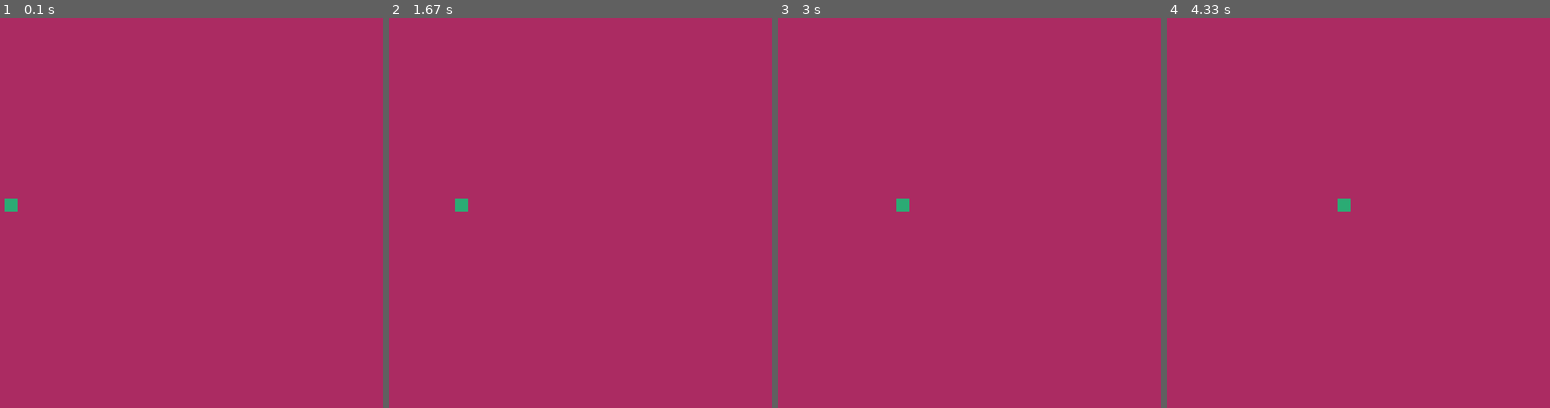
Above: before the commit, frames 1-4 (left to right).
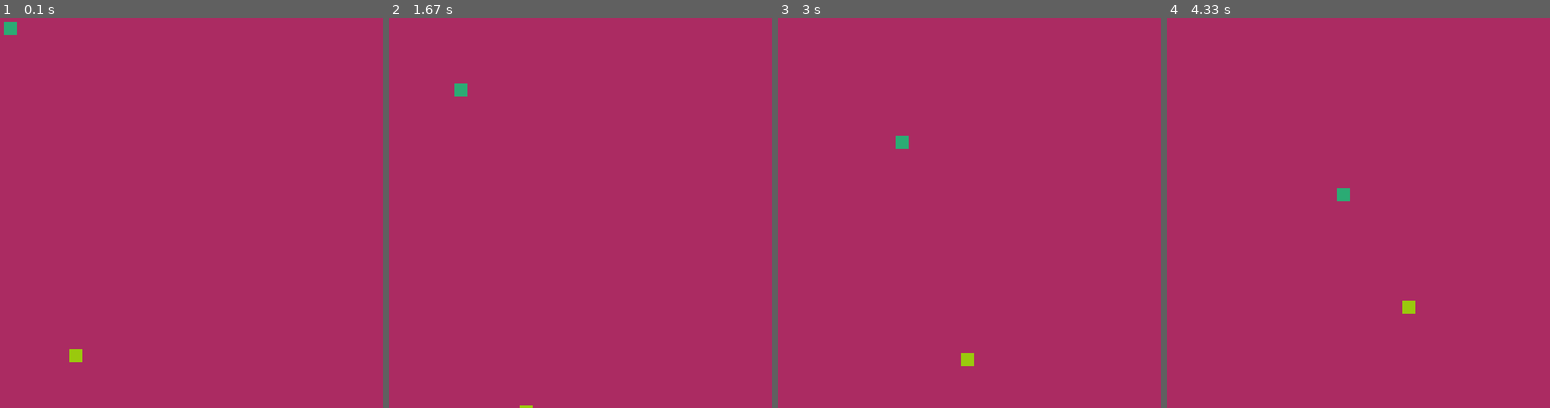
Above: after the commit, the same moments.

Repository: albadediego/kata.pygame
Game: pygame game, started from main.py
Two runs of this game, one before a commit and one after it. Both use one fixed random seed, a clock stepped at 60 frames per second and the inputs below.
Inputs:
- Up to frame 1 (0.1 s): no input
- Up to frame 2 (1.67 s): no input
- Up to frame 3 (3 s): no input
- Up to frame 4 (4.33 s): no input

The runs differ from the first frame. In frame 1, 0.3% of the frame differs, in the area x 1-22%, y 1-89%; in frame 2, 0.3%; in frame 3, 0.3%; in frame 4, 0.3%.

Commit message:
primera version intro-pygame

Diff:
--- a/main.py
+++ b/main.py
@@ -9,8 +9,15 @@
 pg.display.set_caption("Intro Pygame") #agregar un titulo a mi ventana
 
 game_over = True
-x = 1
+x = 0
 vx = 1
+y = 0
+vy = 1
+
+x2 = 100
+vx2 = 1
+y2 = 500
+vy2 = 1
 while game_over:
     for eventos in pg.event.get(): #capturar todos los eventos mientras se ejecuta el bucle
         print(eventos)
@@ -18,12 +25,24 @@
             game_over = False
     pantalla.fill((171, 43, 98)) #asignar un color a la pantalla
     x += vx
+    y += vy
+
+    x2 += vx2
+    y2 += vy2
+
     if x == 800 or x == 0:
         vx = vx * -1
+    if y == 600 or y == 0:
+        vy = vy * -1
 
+    if x2 == 800 or x2 == 0:
+        vx2 = vx2 * -1
+    if y2 == 600 or y2 == 0:
+        vy2 = vy2 * -1
     #agregamos objeto a la pantalla
     #draw.rect(sourface, color en (rgb), posiciones(posicionX, posicionY, tamañoX, tamañoY))
-    pg.draw.rect(pantalla, (43, 171, 116), (x, 300-20, 20, 20))
+    pg.draw.rect(pantalla, (43, 171, 116), (x, y, 20, 20))
+    pg.draw.rect(pantalla, (154, 201, 13), (x2, y2, 20, 20))
 
     pg.display.flip() #funcion para cargar toda la configuracion que va dentro de la pantalla
 
